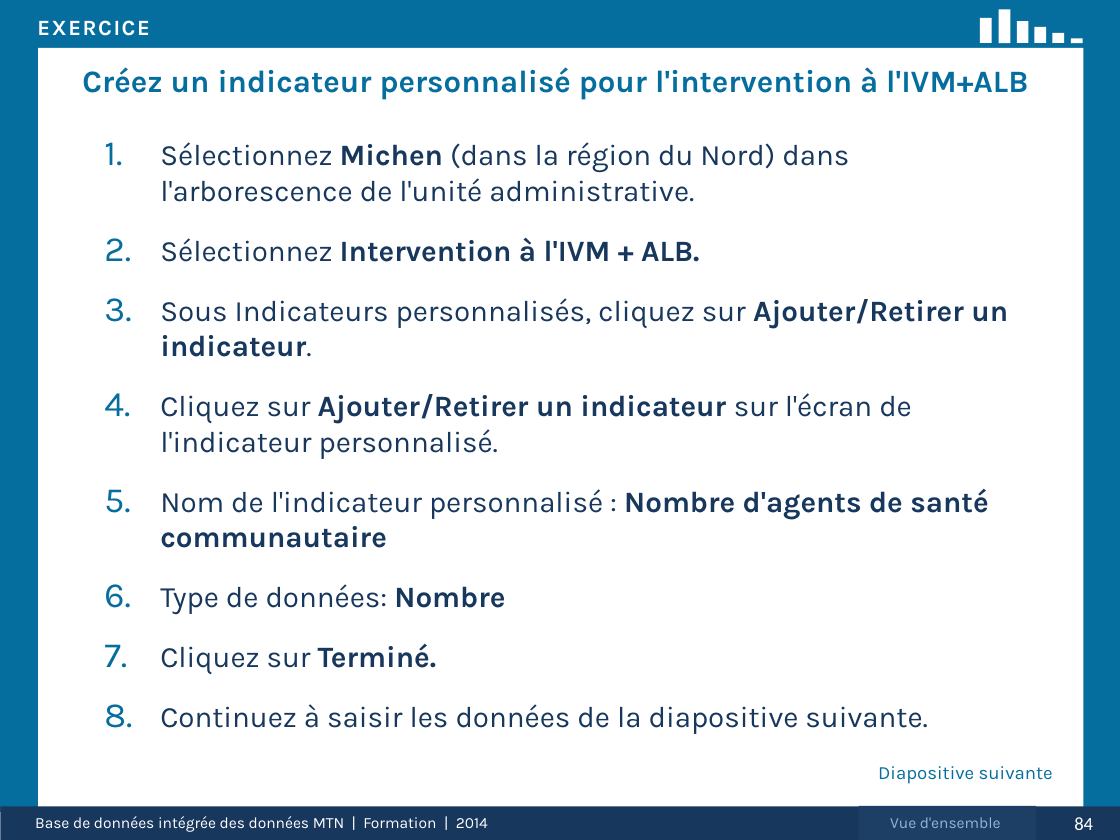
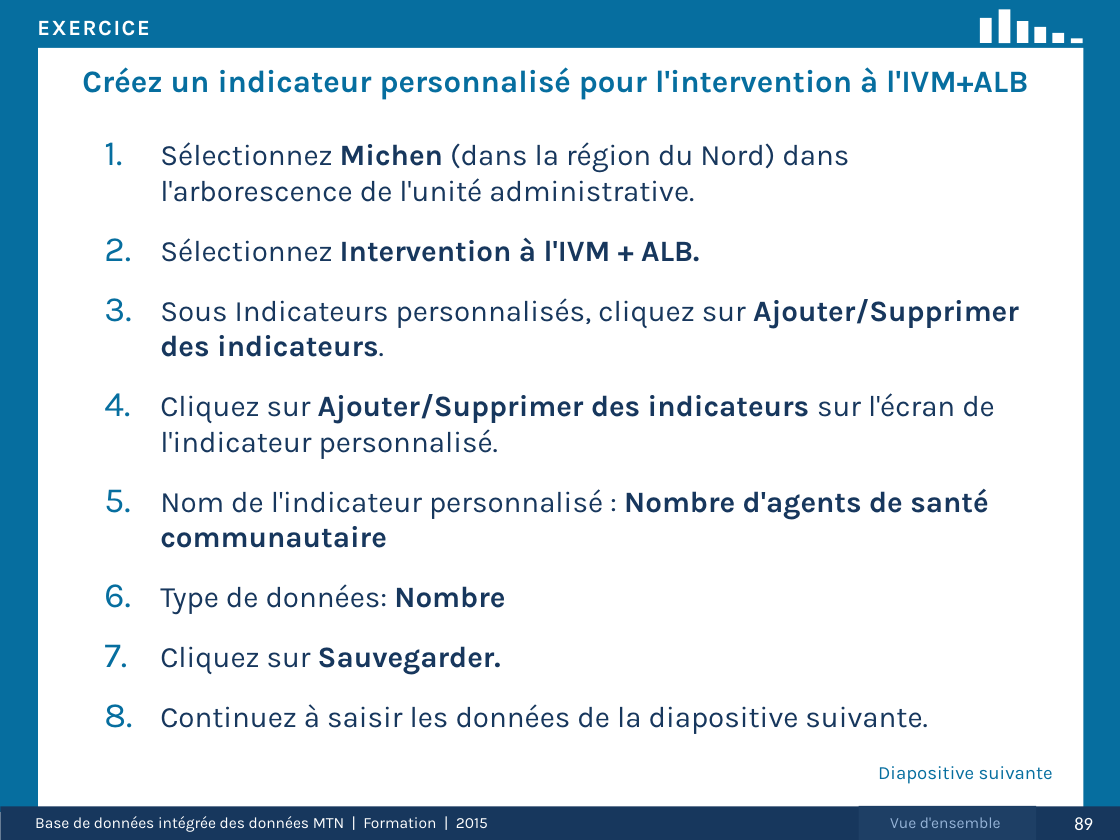
Before and after one commit to ericjohnolson/NadaNtd, a slide deck: slide 89 of Nada.UI/View/Help/TrainingPPT_080814_French.pptx (slide 84 before the commit). Drawn at 1120x840 pixels with LibreOffice and Linux fonts; fonts in the diff are those of the drawing. Boxes give left, top, right and bottom in pixels: in the first picture for what was removed or moved away, otherwise in the second. Text is boxed around its words. In the diff, an @@ line names an element or a change of style, - is before the commit and + after.

```diff
--- a/Nada.UI/View/Help/TrainingPPT_080814_French.pptx
+++ b/Nada.UI/View/Help/TrainingPPT_080814_French.pptx
@@ text at (x1=160, y1=298, x2=1019, y2=459): text changed @@
-3. Sous Indicateurs personnalisés, cliquez sur Ajouter/Retirer un indicateur.
-4. Cliquez sur Ajouter/Retirer un indicateur sur l'écran de l'indicateur personnalisé.
+3. Sous Indicateurs personnalisés, cliquez sur Ajouter/Supprimer des indicateurs.
+4. Cliquez sur Ajouter/Supprimer des indicateurs sur l'écran de l'indicateur personnalisé.
@@ text at (x1=160, y1=646, x2=501, y2=674): text changed; bold on @@
-7. Cliquez sur Terminé.
+7. Cliquez sur Sauvegarder.
@@ text at (x1=35, y1=816, x2=488, y2=832): text changed @@
-Base de données intégrée des données MTN | Formation | 2014
+Base de données intégrée des données MTN | Formation | 2015
@@ page number at (x1=1074, y1=817, x2=1093, y2=830): text changed @@
-84
+89
```
Also in this commit, not shown: 116 other slides changed, 20 slides added, 3 slides removed, 1 other file.
